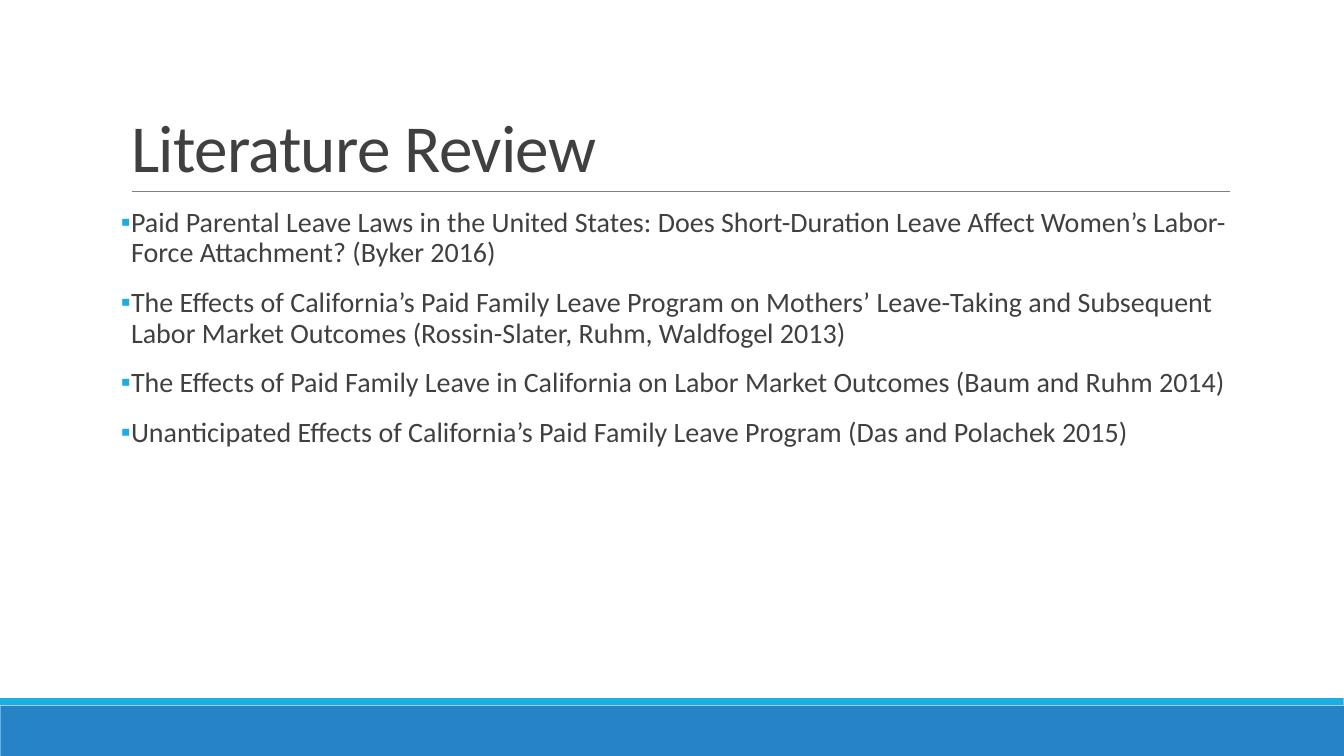
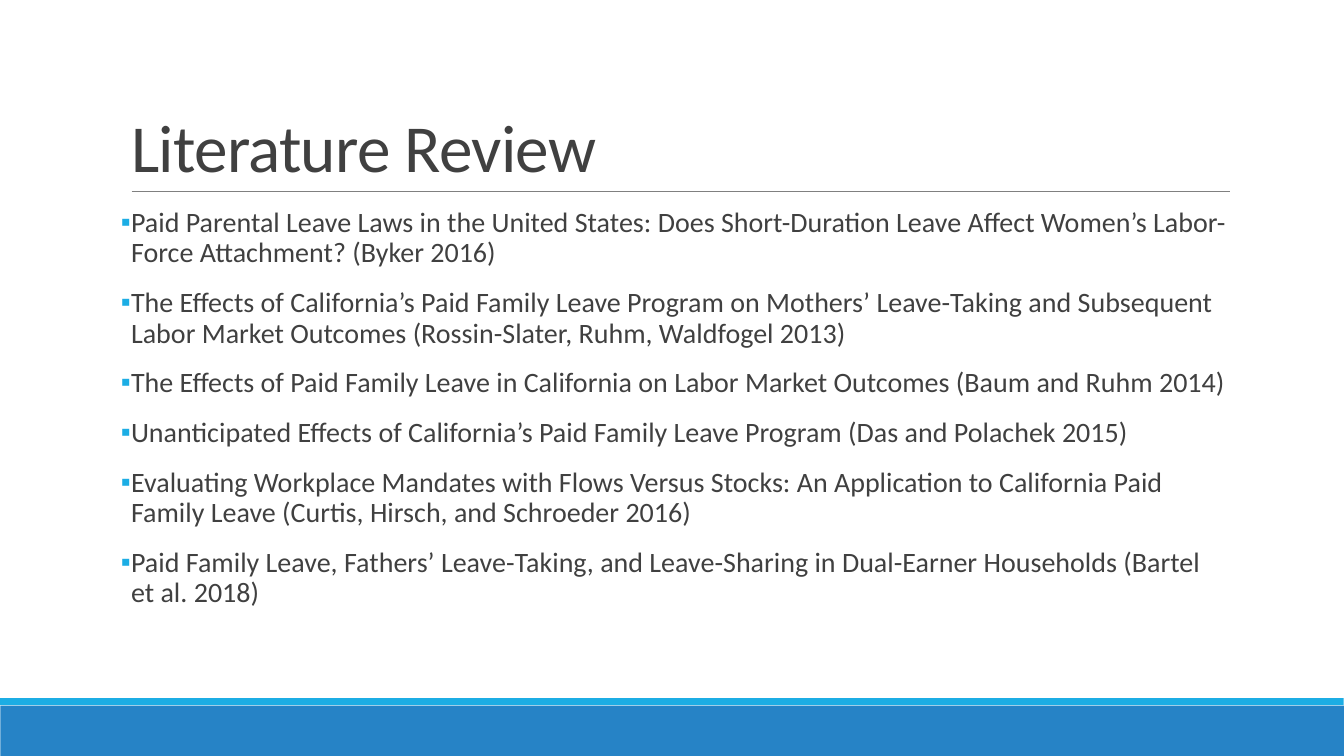
Before and after one commit to alexgoldsmith/Thesis, a slide deck: slide 4 of Thesis.pptx. Drawn at 1344x756 pixels with LibreOffice and Linux fonts; fonts in the diff are those of the drawing. Boxes give left, top, right and bottom in pixels: in the first picture for what was removed or moved away, otherwise in the second. Text is boxed around its words. In the diff, an @@ line names an element or a change of style, - is before the commit and + after.

```diff
--- a/Thesis.pptx
+++ b/Thesis.pptx
@@ text at (131, 472, 1199, 606): paragraphs added @@
+▪ Evaluating Workplace Mandates with Flows Versus Stocks: An Application to California Paid Family Leave (Curtis, Hirsch, and Schroeder 2016)
+▪ Paid Family Leave, Fathers’ Leave-Taking, and Leave-Sharing in Dual-Earner Households (Bartel et al. 2018)
```
Also in this commit, not shown: 4 slides added.
